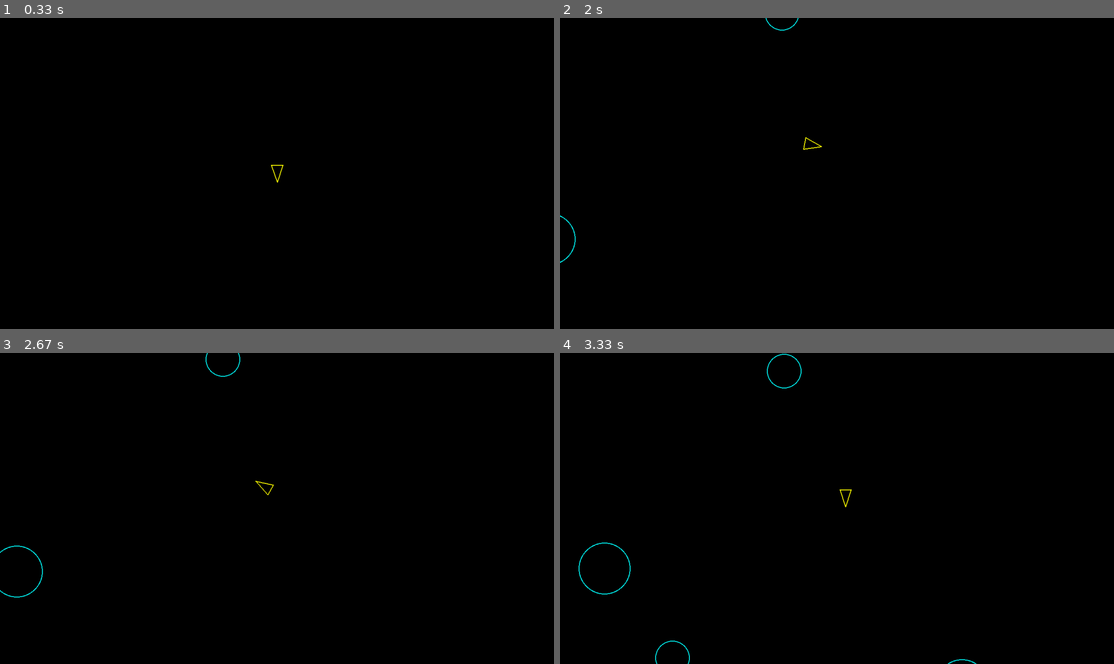
Above: before the commit, frames 1-4 (two rows, left to right).
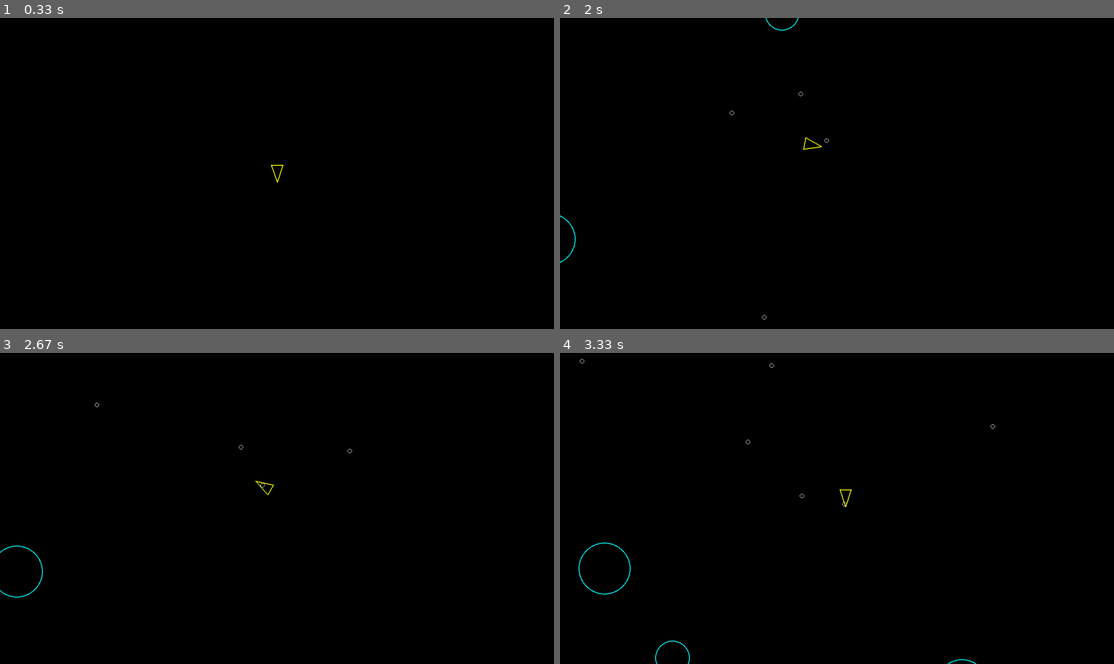
Above: after the commit, the same moments.

Repository: ali-morgan/asteroids-pygame
Game: pygame game, started from main.py
Two runs of this game, one before a commit and one after it. Both use one fixed random seed, a clock stepped at 60 frames per second and the inputs below.
Inputs:
- Up to frame 1 (0.33 s): no input
- Up to frame 2 (2 s): tap Space at 0.33, 0.73, 1.03, 1.23, 1.57, 1.87 s; hold D 0.67-1.13 s; hold W 1.17-1.47 s; hold D 1.5-1.97 s
- Up to frame 3 (2.67 s): hold A 2-2.53 s; tap Space at 2.07, 2.37, 2.63 s; hold S from 2.57 s (still down)
- Up to frame 4 (3.33 s): release S at 2.87 s; hold A 2.9-3.3 s; tap Space at 2.97, 3.27 s

Frame 1 is identical in both runs. In frame 2, less than 0.1% of the frame differs, in the area x 30-49%, y 23-98%; in frame 3, less than 0.1%; in frame 4, 0.1%, in the area x 3-79%, y 0-50%.

Commit message:
Added shooting and shots destroy asteroids

Diff:
--- a/asteroidfield.py
+++ b/asteroidfield.py
@@ -28,7 +28,6 @@
     ]
 
     def __init__(self):
-        print(self.containers)
         pygame.sprite.Sprite.__init__(self, self.containers)
         self.spawn_timer = 0.0
 
--- a/circleshape.py
+++ b/circleshape.py
@@ -14,9 +14,11 @@
         self.radius = radius
 
     def draw(self, screen):
-        # sub-classes must override
         pass
 
     def update(self, dt):
-        # sub-classes must override
         pass
+
+    def is_colliding(self, target):
+        distance = self.position.distance_to(target.position)
+        return self.radius + target.radius > distance
--- a/constants.py
+++ b/constants.py
@@ -1,10 +1,16 @@
-PLAYER_TURN_SPEED = 300
-PLAYER_SPEED = 300
 TARGET_FPS = 45
 SCREEN_WIDTH = 1280
 SCREEN_HEIGHT = 720
+
+PLAYER_TURN_SPEED = 300
+PLAYER_SPEED = 300
 PLAYER_RADIUS = 20
+PLAYER_SHOOT_SPEED = 300
+PLAYER_SHOOT_COOLDOWN = 0.25
+
 ASTEROID_MIN_RADIUS = 20
 ASTEROID_KINDS = 3
 ASTEROID_SPAWN_RATE = 0.8  # seconds
 ASTEROID_MAX_RADIUS = ASTEROID_MIN_RADIUS * ASTEROID_KINDS
+
+SHOT_RADIUS = 5
--- a/main.py
+++ b/main.py
@@ -1,8 +1,11 @@
 import pygame
 from asteroid import Asteroid
 from asteroidfield import AsteroidField
+from circleshape import CircleShape
 import constants
 from player import Player
+import player
+from shot import Shot
 
 def main():
     print("Starting Asteroids!")
@@ -16,7 +19,9 @@
     updatable_group = pygame.sprite.Group()
     drawable_group = pygame.sprite.Group()
     asteroid_group = pygame.sprite.Group()
+    shots_group = pygame.sprite.Group()
 
+    Shot.containers = (shots_group, updatable_group, drawable_group)
     AsteroidField.containers = updatable_group
     Asteroid.containers = (asteroid_group, updatable_group, drawable_group)
     field = AsteroidField()
@@ -36,6 +41,15 @@
         # p.update(deltaTime)
         updatable_group.update(deltaTime)
 
+        for asteroid in asteroid_group:
+            if asteroid.is_colliding(p):
+                print("Game Over!")
+                return
+            for shot in shots_group:
+                if shot.is_colliding(asteroid):
+                    shot.kill()
+                    asteroid.kill()
+
         window.fill(color="black")
         # p.draw(window)
         for drawable in drawable_group:
--- a/player.py
+++ b/player.py
@@ -1,12 +1,13 @@
 import pygame
 from circleshape import CircleShape
-from constants import PLAYER_RADIUS, PLAYER_SPEED, PLAYER_TURN_SPEED
-
+from constants import PLAYER_RADIUS, PLAYER_SHOOT_COOLDOWN, PLAYER_SHOOT_SPEED, PLAYER_SPEED, PLAYER_TURN_SPEED
+from shot import Shot
 
 class Player(CircleShape):
     def __init__(self, x, y):
         super().__init__(x, y, PLAYER_RADIUS)
         self.rotation = 0
+        self.shoot_cooldown_timer = 0
 
     def draw(self, screen):
         pygame.draw.polygon(screen, "yellow", self.triangle(), 2)
@@ -26,6 +27,11 @@
         forward_vector = pygame.Vector2(0, 1).rotate(self.rotation)
         self.position += forward_vector * PLAYER_SPEED * dt
 
+    def shoot(self):
+        shot = Shot(self.position.x, self.position.y)
+        velocity_vector = pygame.Vector2(0, 1).rotate(self.rotation) * PLAYER_SHOOT_SPEED
+        shot.velocity = velocity_vector
+
     def update(self, dt):
         keys = pygame.key.get_pressed()
 
@@ -37,3 +43,9 @@
             self.move(dt)
         if keys[pygame.K_s]:
             self.move(-dt)
+
+        if self.shoot_cooldown_timer > 0:
+            self.shoot_cooldown_timer -= dt
+        if keys[pygame.K_SPACE] and self.shoot_cooldown_timer <= 0:
+            self.shoot()
+            self.shoot_cooldown_timer = PLAYER_SHOOT_COOLDOWN
--- /dev/null
+++ b/shot.py
@@ -0,0 +1,13 @@
+from pygame import draw
+from circleshape import CircleShape
+from constants import SHOT_RADIUS
+
+class Shot(CircleShape):
+    def __init__(self, x, y):
+        super().__init__(x, y, SHOT_RADIUS)
+
+    def draw(self, screen):
+        draw.circle(screen, "white", self.position, self.radius, 1)
+
+    def update(self, dt):
+        self.position += self.velocity * dt
